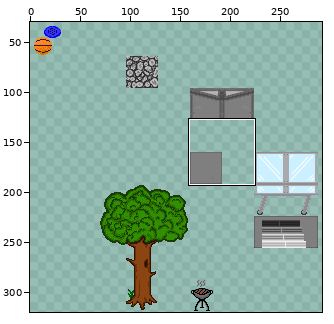
Sprite sheet, stored at maps/Lysander.png. Above, an overview of the earlier version with the close-up marked.
Close-up. As it was:
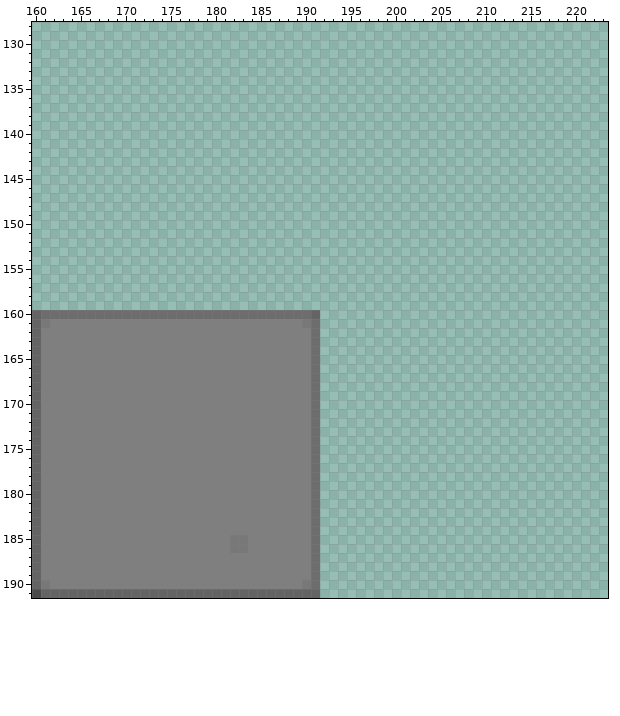
The file is 320x320 pixels. Pixels under 10% opacity are left out. Colours within 5 levels of each other are drawn and written as one. Shown: x 160..223, y 128..191. The wide view leaves out empty margins.
Now the later version:
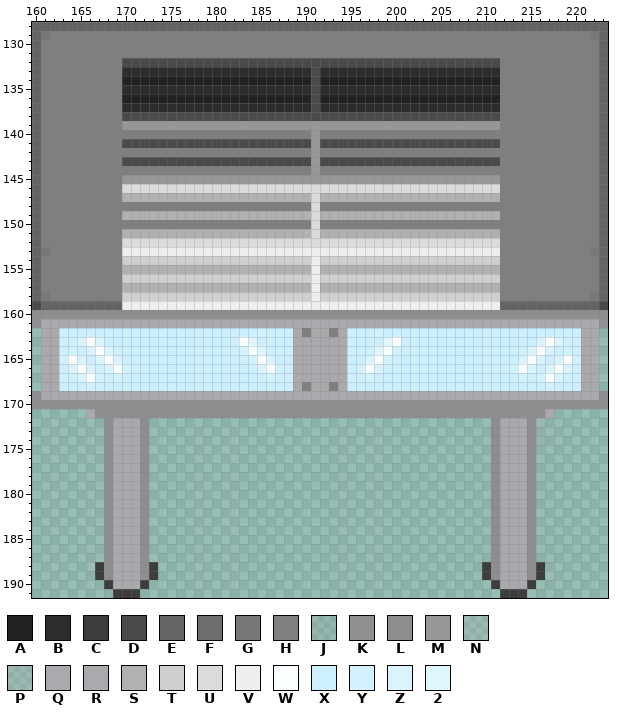
Palette (. is transparent): A #232121  B #2d2d2d  C #3d3d3d  D #4a4a4a  E #646464  F #6d6d6d  G #787878  H #7f7f7f  J #8e8e9023  K #8e8e90ef  L #8e8e90  M #979797  N #aaa9ad36  P #aaa9ad49  Q #aaa9adee  R #aaa9ad  S #b1b1b1  T #cfcfcf  U #dbdbdb  V #eeeeee  W #fbfeff  X #ccf0ff  Y #d3f2ff  Z #d9f4ff  2 #e0f6ff
Edits made:
Changed rows in their new state; - is an unchanged pixel.
first column x 160:
128 EEEEEEEEEEEEEEEEEEEEEEEEEEEEEEEEEEEEEEEEEEEEEEEEEEEEEEEEEEEEEEEE
129 EGHHHHHHHHHHHHHHHHHHHHHHHHHHHHHHHHHHHHHHHHHHHHHHHHHHHHHHHHHHHHGE
130 EHHHHHHHHHHHHHHHHHHHHHHHHHHHHHHHHHHHHHHHHHHHHHHHHHHHHHHHHHHHHHHE
131 EHHHHHHHHHHHHHHHHHHHHHHHHHHHHHHHHHHHHHHHHHHHHHHHHHHHHHHHHHHHHHHE
132 EHHHHHHHHHDDDDDDDDDDDDDDDDDDDDDDDDDDDDDDDDDDDDDDDDDDHHHHHHHHHHHE
133 EHHHHHHHHHBBBBBBBBBBBBBBBBBBBBBDBBBBBBBBBBBBBBBBBBBBHHHHHHHHHHHE
134 EHHHHHHHHHAAAAAAAAAAAAAAAAAAAAADAAAAAAAAAAAAAAAAAAAAHHHHHHHHHHHE
135 EHHHHHHHHHBBBBBBBBBBBBBBBBBBBBBDBBBBBBBBBBBBBBBBBBBBHHHHHHHHHHHE
136 EHHHHHHHHHAAAAAAAAAAAAAAAAAAAAADAAAAAAAAAAAAAAAAAAAAHHHHHHHHHHHE
137 EHHHHHHHHHBBBBBBBBBBBBBBBBBBBBBDBBBBBBBBBBBBBBBBBBBBHHHHHHHHHHHE
138 EHHHHHHHHHDDDDDDDDDDDDDDDDDDDDDDDDDDDDDDDDDDDDDDDDDDHHHHHHHHHHHE
139 EHHHHHHHHHMMMMMMMMMMMMMMMMMMMMMMMMMMMMMMMMMMMMMMMMMMHHHHHHHHHHHE
140 EHHHHHHHHHHHHHHHHHHHHHHHHHHHHHHMHHHHHHHHHHHHHHHHHHHHHHHHHHHHHHHE
141 EHHHHHHHHHDDDDDDDDDDDDDDDDDDDDDMDDDDDDDDDDDDDDDDDDDDHHHHHHHHHHHE
142 EHHHHHHHHHHHHHHHHHHHHHHHHHHHHHHMHHHHHHHHHHHHHHHHHHHHHHHHHHHHHHHE
143 EHHHHHHHHHDDDDDDDDDDDDDDDDDDDDDMDDDDDDDDDDDDDDDDDDDDHHHHHHHHHHHE
144 EHHHHHHHHHHHHHHHHHHHHHHHHHHHHHHMHHHHHHHHHHHHHHHHHHHHHHHHHHHHHHHE
145 EHHHHHHHHHMMMMMMMMMMMMMMMMMMMMMMMMMMMMMMMMMMMMMMMMMMHHHHHHHHHHHE
146 EHHHHHHHHHUUUUUUUUUUUUUUUUUUUUUUUUUUUUUUUUUUUUUUUUUUHHHHHHHHHHHE
147 EHHHHHHHHHSSSSSSSSSSSSSSSSSSSSSUSSSSSSSSSSSSSSSSSSSSHHHHHHHHHHHE
148 EHHHHHHHHHHHHHHHHHHHHHHHHHHHHHHUHHHHHHHHHHHHHHHHHHHHHHHHHHHHHHHE
149 EHHHHHHHHHSSSSSSSSSSSSSSSSSSSSSUSSSSSSSSSSSSSSSSSSSSHHHHHHHHHHHE
150 EHHHHHHHHHHHHHHHHHHHHHHHHHHHHHHUHHHHHHHHHHHHHHHHHHHHHHHHHHHHHHHE
151 EHHHHHHHHHSSSSSSSSSSSSSSSSSSSSSUSSSSSSSSSSSSSSSSSSSSHHHHHHHHHHHE
152 EHHHHHHHHHUUUUUUUUUUUUUUUUUUUUUUUUUUUUUUUUUUUUUUUUUUHHHHHHHHHHHE
153 EGHHHHHHHHVVVVVVVVVVVVVVVVVVVVVVVVVVVVVVVVVVVVVVVVVVHHHHHHHHHHGE
154 EHHHHHHHHHTTTTTTTTTTTTTTTTTTTTTVTTTTTTTTTTTTTTTTTTTTHHHHHHHHHHHE
155 EHHHHHHHHHSSSSSSSSSSSSSSSSSSSSSVSSSSSSSSSSSSSSSSSSSSHHHHHHHHHHHE
156 EHHHHHHHHHTTTTTTTTTTTTTTTTTTTTTVTTTTTTTTTTTTTTTTTTTTHHHHHHHHHHHE
157 EHHHHHHHHHSSSSSSSSSSSSSSSSSSSSSVSSSSSSSSSSSSSSSSSSSSHHHHHHHHHHHE
158 EGHHHHHHHHTTTTTTTTTTTTTTTTTTTTTVTTTTTTTTTTTTTTTTTTTTHHHHHHHHHHGE
159 DEEEEEEEEEVVVVVVVVVVVVVVVVVVVVVVVVVVVVVVVVVVVVVVVVVVEEEEEEEEEEED
160 LLLLLLLLLLLLLLLLLLLLLLLLLLLLLLLLLLLLLLLLLLLLLLLLLLLLLLLLLLLLLLLL
161 KRRRRRRRRRRRRRRRRRRRRRRRRRRRRRRRRRRRRRRRRRRRRRRRRRRRRRRRRRRRRRRK
162 .RRXXXXXXXXXXXXXXXXXXXXXXYXXXR-RRHRXXXYXXXXXXXXXXXXXXXXXXXXXXRR-
163 .RRXXZWZXXXXXXXXXXXXXXXW2XXXXRRRRRRXXXX2WXXXXXXXXXXXXXXXZWZXXRR-
164 .RRXYXZWZXXXXXXXXXXXXXXYW2XXXRRRRRRXXX2WYXXXXXXXXXXXXXXZWZXYXRR-
165 .RRYWZXZWZXXXXXXXXXXXXXXYWZXXRRRRRRXXZWYXXXXXXXXXXXXXXZWZXZWYRR-
166 .RRXZWZXZWYXXXXXXXXXXXXXXZWYXRRRRRRXYWZXXXXXXXXXXXXXXYWZXZWZXRR-
167 .RRXXZWYXYXXXXXXXXXXXXXXXXYXXRRRRRRXXYXXXXXXXXXXXXXXXXYXYWZXXRR-
168 .RRXXXYXXXXXXXXXXXXXXXXXXXXXXR-RRHRXXXXXXXXXXXXXXXXXXXXXXYXXXRR-
169 LRRRRRRRRRRRRRRRRRRRRRRRRRRRRRRRRRRRRRRRRRRRRRRRRRRRRRRRRRRRRRRL
170 LLLLLLLLLLLLLLLLLLLLLLLLLLLLLLLLLLLLLLLLLLLLLLLLLLLLLLLLLLLLLLLL
171 ......RLLLLLLLLLLLLLLLLLLLLLLLLLLLLLLLLLLLLLLLLLLLLLLLLLLR------
172 ........LRRRL...................-------------------LRRRLN-------
173 ........LRRRL...................-------------------LRRRLP-------
174 ........LRRRL...................-------------------LRRRLJ-------
175 ........LRRRL...................-------------------LRRRL--------
176 ........LRRRL...................-------------------LRRRL--------
177 ........LRRRL...................-------------------LRRRL--------
178 ........LRRRL...................-------------------LRRRL--------
179 ........LRRRL...................-------------------LRRRL--------
180 ........LRRRL...................-------------------LRRRL--------
181 ........LRRRL...................-------------------LRRRL--------
182 ........LRRRL...................-------------------LRRRL--------
183 ........LRRRL...................-------------------LRRRL--------
184 ........LRRRL...................-------------------LRRRL--------
185 ........LRRRL...................-------------------LRRRL--------
186 ........LRRRL...................-------------------LRRRL--------
187 ........LRRRL...................-------------------LRRRL--------
188 .......CLRRRLC..................------------------CLRRRLC-------
189 .......CLRRRLC..................------------------CLRRRLC-------
190 ........CRRRC...................-------------------CQRRC--------
191 .........CCC....................--------------------CCC---------
